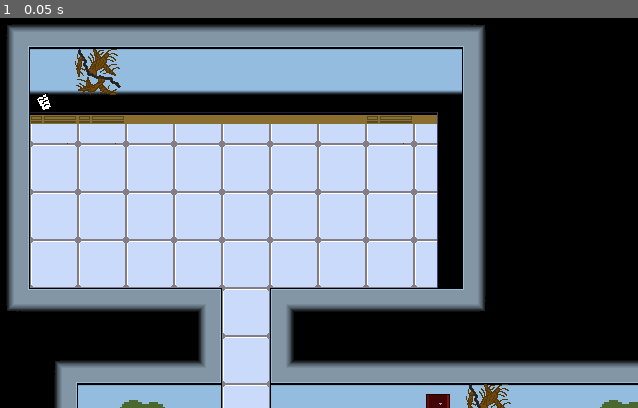
Above: before the commit, frame 1.
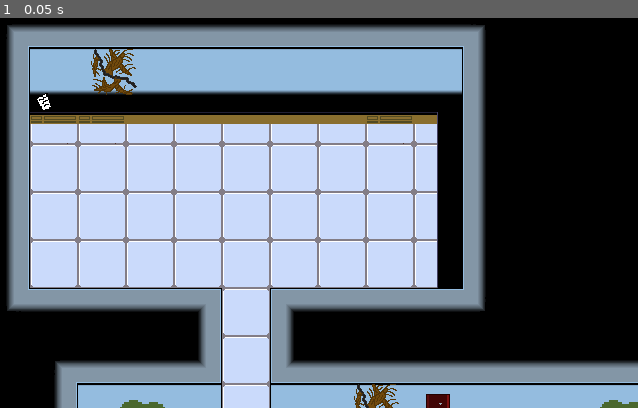
Above: after the commit, the same moment.

Repository: metype/scientific-roots
Game: Godot game, scene res://Levels/Level1.tscn
Two runs of this game, one before a commit and one after it. Both use one fixed random seed, a clock stepped at 60 frames per second and the inputs below. This scene is started directly instead of the project's main scene.
Inputs:
- Up to frame 1 (0.05 s): no input

The runs differ from the first frame. In frame 1, 1.1% of the frame differs, in the area x 11-81%, y 7-100%.

Commit message:
Improve movement vastly

Diff:
--- a/Levels/Level0.tscn
+++ b/Levels/Level0.tscn
@@ -61,7 +61,7 @@
 text_path = "puzzle1_door"
 
 [node name="Start" type="Node2D" parent="."]
-position = Vector2( 216, 992 )
+position = Vector2( 216, 1037 )
 
 [node name="LevelEnd" type="Area2D" parent="."]
 position = Vector2( 799, 698 )
--- a/Levels/Level1.tscn
+++ b/Levels/Level1.tscn
@@ -75,15 +75,7 @@
 texture = ExtResource( 4 )
 
 [node name="Start" type="Node2D" parent="."]
-position = Vector2( 270, 888 )
-
-[node name="DecalOvergrowth1" type="Sprite" parent="Start"]
-position = Vector2( 381, -290 )
-texture = ExtResource( 11 )
-
-[node name="DecalOvergrowth2" type="Sprite" parent="Start"]
-position = Vector2( -10, -625 )
-texture = ExtResource( 11 )
+position = Vector2( 118, 888 )
 
 [node name="Abyss" type="TextureRect" parent="."]
 margin_left = 241.0
@@ -147,8 +139,11 @@
 [node name="StaticBody2D3" type="StaticBody2D" parent="."]
 
 [node name="CollisionShape2D" type="CollisionShape2D" parent="StaticBody2D3"]
-position = Vector2( 195, 897 )
+position = Vector2( 17, 891 )
+rotation = 1.5708
 shape = SubResource( 27 )
+one_way_collision = true
+one_way_collision_margin = 10.0
 
 [node name="StaticBody2D2" type="StaticBody2D" parent="."]
 
@@ -200,4 +195,12 @@
 position = Vector2( 216, 1271 )
 texture = ExtResource( 11 )
 
+[node name="DecalOvergrowth2" type="Sprite" parent="."]
+position = Vector2( 539, 598 )
+texture = ExtResource( 11 )
+
+[node name="DecalOvergrowth3" type="Sprite" parent="."]
+position = Vector2( 276, 263 )
+texture = ExtResource( 11 )
+
 [connection signal="body_entered" from="LevelEnd" to="." method="_on_LevelEnd_body_entered" binds= [ "Main_Offices" ]]
--- a/Levels/Main_Offices.tscn
+++ b/Levels/Main_Offices.tscn
@@ -44,7 +44,7 @@
 fill_to = Vector2( 0, 0 )
 
 [sub_resource type="RectangleShape2D" id=27]
-extents = Vector2( 77, 39 )
+extents = Vector2( 30, 134.5 )
 
 [sub_resource type="RectangleShape2D" id=29]
 extents = Vector2( 75, 10 )
@@ -630,7 +630,7 @@
 key = "safe"
 
 [node name="Start" type="Node2D" parent="."]
-position = Vector2( -600, 408 )
+position = Vector2( -744, 408 )
 
 [node name="LevelEnd" type="Area2D" parent="."]
 position = Vector2( -118, 412 )
@@ -674,8 +674,10 @@
 position = Vector2( 0, 1 )
 
 [node name="CollisionShape2D" type="CollisionShape2D" parent="StaticBody2D"]
-position = Vector2( -701, 403 )
+position = Vector2( -758, 404 )
+rotation = 1.5708
 shape = SubResource( 27 )
+one_way_collision = true
 
 [node name="ReadableDoor" parent="." instance=ExtResource( 3 )]
 position = Vector2( 10, 70 )
@@ -745,6 +747,7 @@
 
 [node name="CollisionShape2D" type="CollisionShape2D" parent="Node2D"]
 shape = SubResource( 29 )
+disabled = true
 
 [node name="DecalGingerRootLarge" type="Sprite" parent="Node2D/CollisionShape2D"]
 texture = ExtResource( 18 )
--- a/Levels/SectorC.tscn
+++ b/Levels/SectorC.tscn
@@ -39,7 +39,7 @@
 fill_to = Vector2( 0, 0 )
 
 [sub_resource type="RectangleShape2D" id=34]
-extents = Vector2( 57.5, 43 )
+extents = Vector2( 85.5, 74.5 )
 
 [sub_resource type="RectangleShape2D" id=35]
 extents = Vector2( 38, 43 )
@@ -171,7 +171,7 @@
 texture = ExtResource( 8 )
 
 [node name="Start" type="Node2D" parent="."]
-position = Vector2( 742, 235 )
+position = Vector2( 742, 75 )
 
 [node name="Abyss" type="TextureRect" parent="."]
 margin_left = 857.0
@@ -209,14 +209,16 @@
 [node name="StaticBody2D" type="StaticBody2D" parent="."]
 
 [node name="CollisionShape2D" type="CollisionShape2D" parent="StaticBody2D"]
-position = Vector2( 743.5, 105.5 )
+position = Vector2( 743, 75 )
+rotation = 3.14159
 shape = SubResource( 34 )
+one_way_collision = true
 
 [node name="StaticBody2D2" type="StaticBody2D" parent="."]
 position = Vector2( 242, 535 )
 
 [node name="CollisionShape2D" type="CollisionShape2D" parent="StaticBody2D2"]
-position = Vector2( 747, 109 )
+position = Vector2( 721.5, 112.5 )
 shape = SubResource( 34 )
 
 [node name="DecalOvergrowth11" type="Sprite" parent="StaticBody2D2/CollisionShape2D"]
--- a/Player/Player.gd
+++ b/Player/Player.gd
@@ -17,8 +17,8 @@
 var fading_out = false
 
 var last_moved = 0
-var facing_v : int
-var facing_h : int
+var facing_dir : Vector2 = Vector2(0,0)
+var pre_facing_dir : Vector2 = Vector2(0,0)
 var interacted = false
 
 var interactObject : Node2D = null
@@ -72,8 +72,7 @@
 		return
 
 	if(change_facing):
-		facing_v = dir.x
-		facing_h = dir.y
+		facing_dir = dir
 
 	move_and_slide(dir * speed)
 
@@ -90,30 +89,29 @@
 	return (movement_flags & flag > 0)
 
 func go_to_stand():
-	if facing_h == 1:
+	if pre_facing_dir.y > 0:
 		player_sprite.play("standing_back")
-	if facing_h == -1:
+	if pre_facing_dir.y < 0:
 		player_sprite.play("standing_forward")
-	if facing_v == 1:
+	if pre_facing_dir.x > 0:
 		player_sprite.play("standing_right")
-	if facing_v == -1:
+	if pre_facing_dir.x < 0:
 		player_sprite.play("standing_left")
 
 func keep_moving():
-	if(facing_h == -1) :
+	if(facing_dir.length() > 0):
+		pre_facing_dir = facing_dir
+	if (facing_dir.y < 0):
 		player_sprite.play("walking_forward")
-		move_in_direction(Vector2(0, -1), movement_speed, false)
-	elif(facing_h == 1) :
+	elif (facing_dir.y > 0):
 		player_sprite.play("walking_back")
-		move_in_direction(Vector2(0, 1), movement_speed, false)
-	elif(facing_v == -1) :
+	elif (facing_dir.x < 0):
 		player_sprite.play("walking_left")
-		move_in_direction(Vector2(-1, 0), movement_speed, false)
-	elif(facing_v == 1) :
+	elif (facing_dir.x > 0):
 		player_sprite.play("walking_right")
-		move_in_direction(Vector2(1, 0), movement_speed, false)
 	else:
 		go_to_stand()
+	move_in_direction(facing_dir, movement_speed, false)
 
 func _physics_process(delta):
 	if(selected_item != "" and selected_item != null):
@@ -149,20 +147,21 @@
 	if(move_flag_set(Definitions.Inventory)):
 		go_to_stand()
 		return
+
+	var move_dir : Vector2 = Vector2(0,0)
+
 	if(Input.get_action_strength("up") > 0) :
-		player_sprite.play("walking_forward")
-		move_in_direction(Vector2(0, -1), movement_speed)
-	elif(Input.get_action_strength("down") > 0) :
-		player_sprite.play("walking_back")
-		move_in_direction(Vector2(0, 1), movement_speed)
-	elif(Input.get_action_strength("left") > 0) :
-		player_sprite.play("walking_left")
-		move_in_direction(Vector2(-1, 0), movement_speed)
-	elif(Input.get_action_strength("right") > 0) :
-		player_sprite.play("walking_right")
-		move_in_direction(Vector2(1, 0), movement_speed)
-	else:
-		go_to_stand()
+		move_dir += Vector2(0, -1)
+	if(Input.get_action_strength("down") > 0) :
+		move_dir += Vector2(0, 1)
+	if(Input.get_action_strength("left") > 0) :
+		move_dir += Vector2(-1, 0)
+	if(Input.get_action_strength("right") > 0) :
+		move_dir += Vector2(1, 0)
+
+	facing_dir = move_dir.normalized()
+
+	keep_moving()
 
 	if(Input.get_action_strength("interact") > 0 and not interacted) :
 		interacted = true
--- a/UI/MessageBox.gd
+++ b/UI/MessageBox.gd
@@ -28,6 +28,8 @@
 
 var invalidKeys = []
 
+var parsed_message_data : Dictionary = {}
+
 func set_active():
 	active = true
 	message_pointer = 0
@@ -35,6 +37,17 @@
 
 func cancel():
 	active = false
+
+func parse_message():
+	var parsing_regex : RegEx = RegEx.new()
+	parsing_regex.compile("\"[^\"]+\"|[^\\s]+")
+	var testing_regex : RegEx = RegEx.new()
+	testing_regex.compile("^\\[.*\\]$")
+	if(testing_regex.search(messages[message_pointer])):
+		var results = []
+		for result in parsing_regex.search_all(messages[message_pointer]):
+			results.push_back(result.get_string())
+
 
 func _process(delta):
 	if not active:
--- a/project.godot
+++ b/project.godot
@@ -37,7 +37,6 @@
 [display]
 
 window/size/width=800
-window/size/resizable=false
 window/stretch/mode="2d"
 window/stretch/aspect="keep_width"
 
